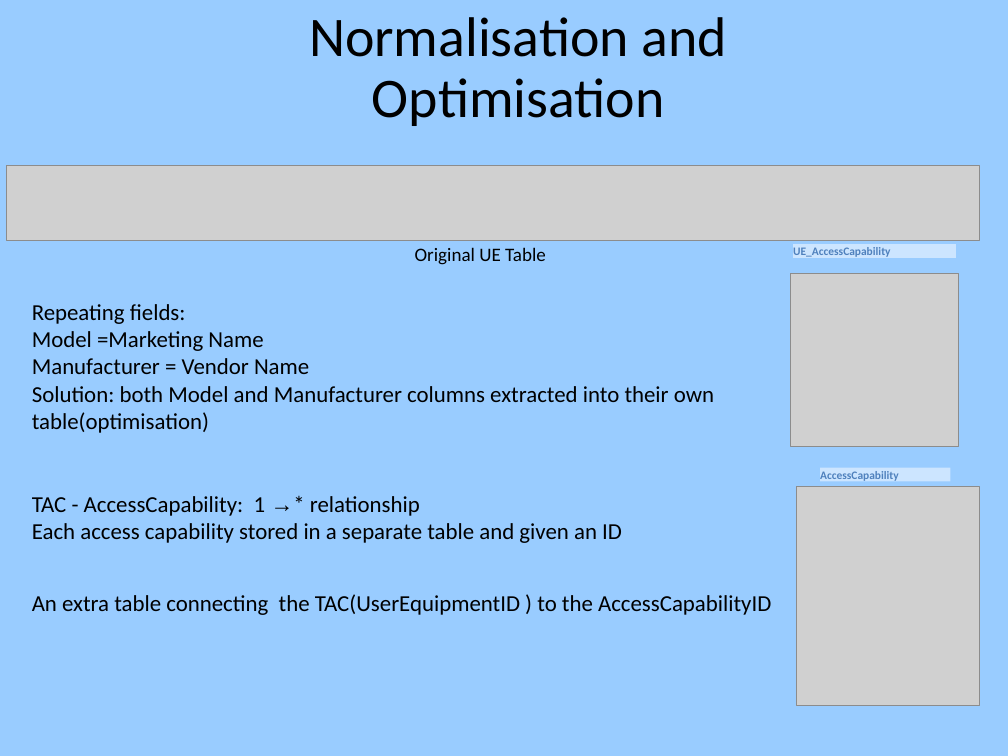
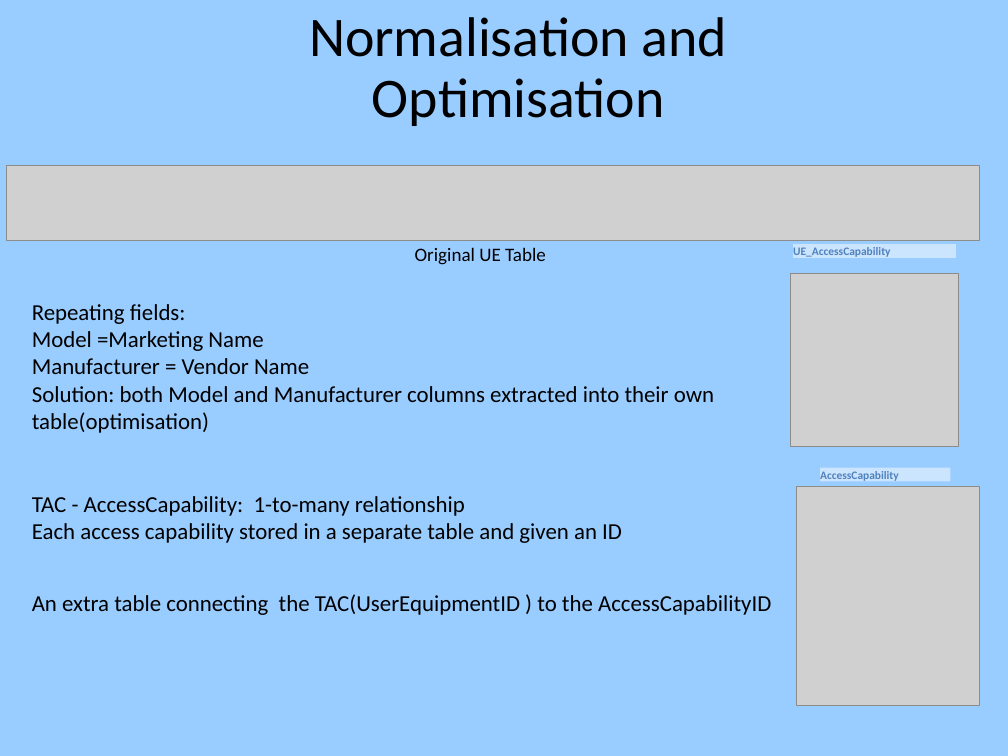
Before and after one commit to rednanor/GroupProject, a slide deck: slide 8 of Group5presentation.odp. Drawn at 1008x756 pixels with LibreOffice and Linux fonts; fonts in the diff are those of the drawing; grey boxes stand for pictures; background and template pictures are left out. Boxes give left, top, right and bottom in pixels: in the first picture for what was removed or moved away, otherwise in the second. Text is boxed around its words. In the diff, an @@ line names an element or a change of style, - is before the commit and + after.

```diff
--- a/Group5presentation.odp
+++ b/Group5presentation.odp
@@ text at <box>32,496,465,516</box>: text changed @@
-TAC - AccessCapability: 1 →* relationship
+TAC - AccessCapability: 1-to-many relationship
```
